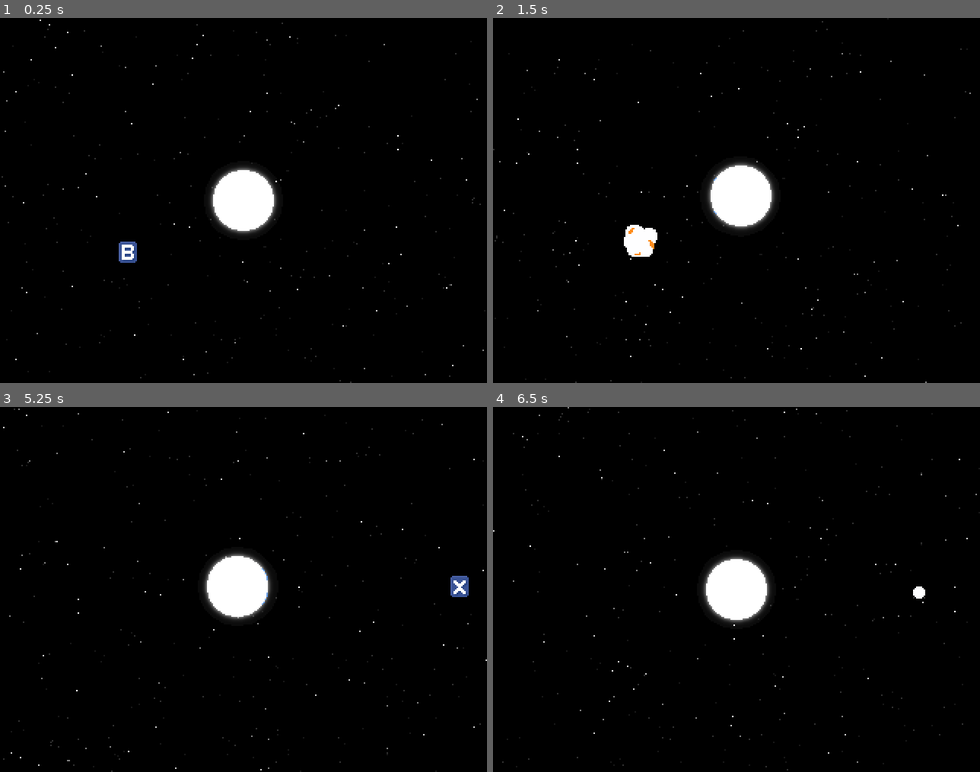
Above: before the commit, frames 1-4 (two rows, left to right).
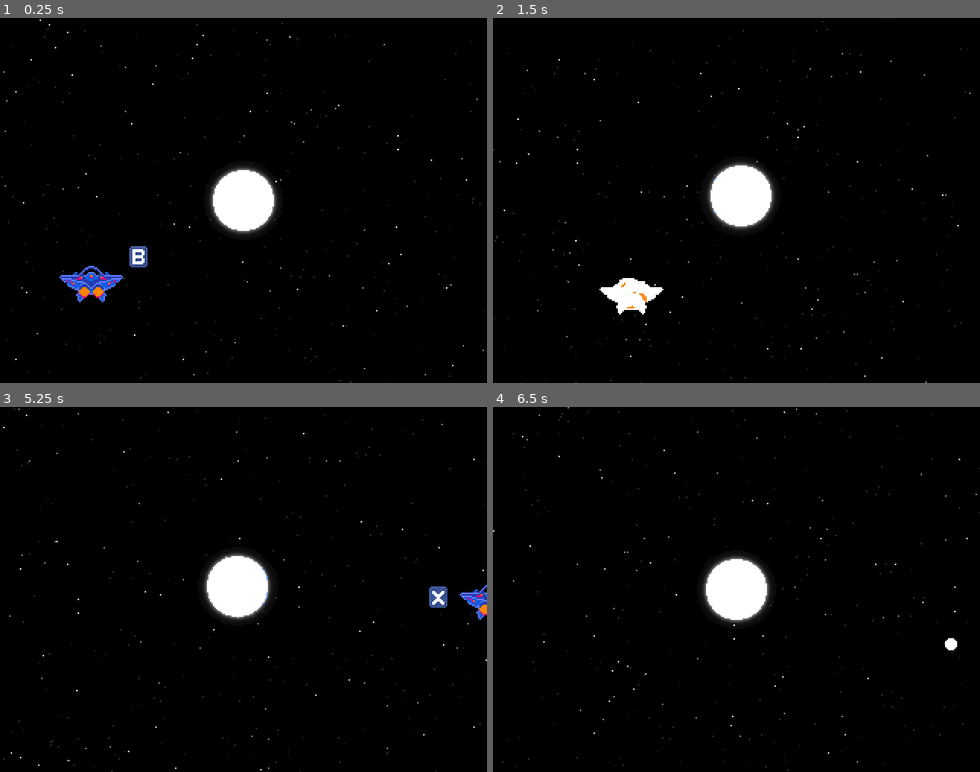
Above: after the commit, the same moments.

Repository: lethiandev/neutron-star
Game: Godot game, scene res://stages/gameplay/gameplay.tscn
Same seed, same stepped clock (60 frames per second), same inputs: the game is played once before the commit and once after it.
Inputs:
- Up to frame 1 (0.25 s): no input
- Up to frame 2 (1.5 s): tap A (action_a) at 0.6 s; tap B (action_b) at 1.35 s
- Up to frame 3 (5.25 s): tap one key every 0.75 s from 2.1 s: P (action_p) X (action_x) A (action_a) B (action_b) P (action_p)
- Up to frame 4 (6.5 s): tap X (action_x) at 5.85 s

The runs differ from the first frame. In frame 1, 1.0% of the frame differs, in the area x 12-31%, y 61-78%; in frame 2, 1.2%, in the area x 21-35%, y 56-82%; in frame 3, 0.7%; in frame 4, 0.1%.

Commit message:
Add basic spaceship unit AI and sprites

Diff:
--- /dev/null
+++ b/src/units/route_follower/route_curves.gd
@@ -0,0 +1,4 @@
+extends Resource
+
+export(Curve) var x_curve: Curve
+export(Curve) var y_curve: Curve
--- /dev/null
+++ b/src/units/route_follower/route_follower.gd
@@ -0,0 +1,26 @@
+extends Node
+
+const RouteCurves = preload("./route_curves.gd")
+
+export(Resource) var route_curves: Resource
+export(float) var duration: float = 2.0
+
+var from: Vector2 = Vector2()
+var ticks: float = 0.0
+
+func _ready() -> void:
+	from = get_parent().transform.origin
+
+func _process(p_delta: float) -> void:
+	if route_curves is RouteCurves:
+		_update_position(route_curves)
+	ticks += p_delta / duration
+
+func _update_position(p_curves: RouteCurves) -> void:
+	var y0 = p_curves.x_curve.interpolate_baked(ticks)
+	var y1 = p_curves.y_curve.interpolate_baked(ticks)
+	var pos = from.linear_interpolate(Vector2(), y0)
+	var off = Vector2(0.0, y1)
+
+	var target = get_parent() as Node2D
+	target.transform.origin = pos + off
--- a/src/units/spaceship/route.gd
+++ /dev/null
@@ -1,18 +0,0 @@
-extends Node
-
-export(Curve) var route_curve: Curve
-export(float) var duration: float = 2.0
-
-var start: Vector2 = Vector2()
-var ticks: float = 0.0
-
-func _ready() -> void:
-	start = get_parent().transform.origin
-	ticks = 0.0
-	print("start: ", start)
-
-func _process(p_delta: float) -> void:
-	var y = route_curve.interpolate_baked(ticks)
-	var p = start.linear_interpolate(Vector2(), y)
-	get_parent().transform.origin = p
-	ticks += p_delta / duration
--- /dev/null
+++ b/src/units/spaceship/route.tres
@@ -0,0 +1,15 @@
+[gd_resource type="Resource" load_steps=4 format=2]
+
+[ext_resource path="res://units/route_follower/route_curves.gd" type="Script" id=1]
+
+[sub_resource type="Curve" id=1]
+_data = [ Vector2( 0, 0 ), 0.0, 1.76364, 0, 0, Vector2( 0.463918, 0.354545 ), 0.278469, 0.278469, 0, 0, Vector2( 1, 1 ), 3.80574, 0.0, 0, 0 ]
+
+[sub_resource type="Curve" id=2]
+max_value = 40.0
+_data = [ Vector2( 0, 0 ), 0.0, 49.168, 0, 0, Vector2( 0.458763, 34.9091 ), 11.1387, 11.1387, 0, 0, Vector2( 1, 0.727272 ), -176.364, 0.0, 0, 0 ]
+
+[resource]
+script = ExtResource( 1 )
+x_curve = SubResource( 1 )
+y_curve = SubResource( 2 )
--- a/src/units/spaceship/spaceship.gd
+++ b/src/units/spaceship/spaceship.gd
@@ -1 +1,6 @@
 extends "res://units/unit_base.gd"
+
+func _get_explosion_node() -> Node:
+	var explosion_node = ._get_explosion_node() as Sprite
+	explosion_node.texture = preload("./spaceship_hit.png")
+	return explosion_node
--- a/src/units/spaceship/spaceship.tscn
+++ b/src/units/spaceship/spaceship.tscn
@@ -1,15 +1,17 @@
-[gd_scene load_steps=5 format=2]
+[gd_scene load_steps=6 format=2]
 
 [ext_resource path="res://units/unit_base.tscn" type="PackedScene" id=1]
 [ext_resource path="res://units/spaceship/spaceship.gd" type="Script" id=2]
-[ext_resource path="res://units/spaceship/route.gd" type="Script" id=3]
-
-[sub_resource type="Curve" id=1]
-_data = [ Vector2( 0, 0 ), 0.0, 0.0, 0, 0, Vector2( 0.396907, 0.445455 ), 0.0400827, 0.0400827, 0, 0, Vector2( 0.664948, 0.445455 ), 0.0, 0.0, 0, 0, Vector2( 1, 1 ), 0.0, 0.0, 0, 0 ]
+[ext_resource path="res://units/route_follower/route_follower.gd" type="Script" id=3]
+[ext_resource path="res://units/spaceship/route.tres" type="Resource" id=4]
+[ext_resource path="res://units/spaceship/spaceship.png" type="Texture" id=5]
 
 [node name="Spaceship" instance=ExtResource( 1 )]
 script = ExtResource( 2 )
 
-[node name="Route" type="Node" parent="." index="0"]
+[node name="RouteFollower" type="Node" parent="." index="0"]
 script = ExtResource( 3 )
-route_curve = SubResource( 1 )
+route_curves = ExtResource( 4 )
+
+[node name="Sprite" type="Sprite" parent="." index="1"]
+texture = ExtResource( 5 )
Binary file added: src/units/spaceship/spaceship.png
Not shown, added: src/units/spaceship/spaceship.png.import
Binary file added: src/units/spaceship/spaceship_hit.png
Not shown, added: src/units/spaceship/spaceship_hit.png.import
